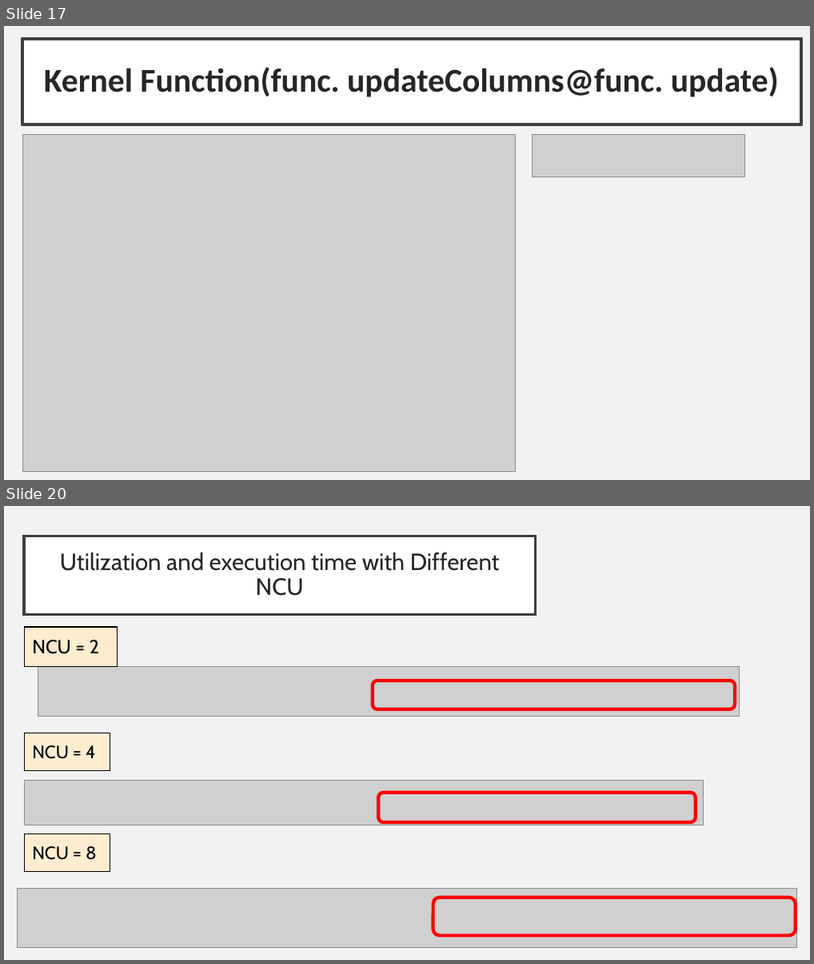
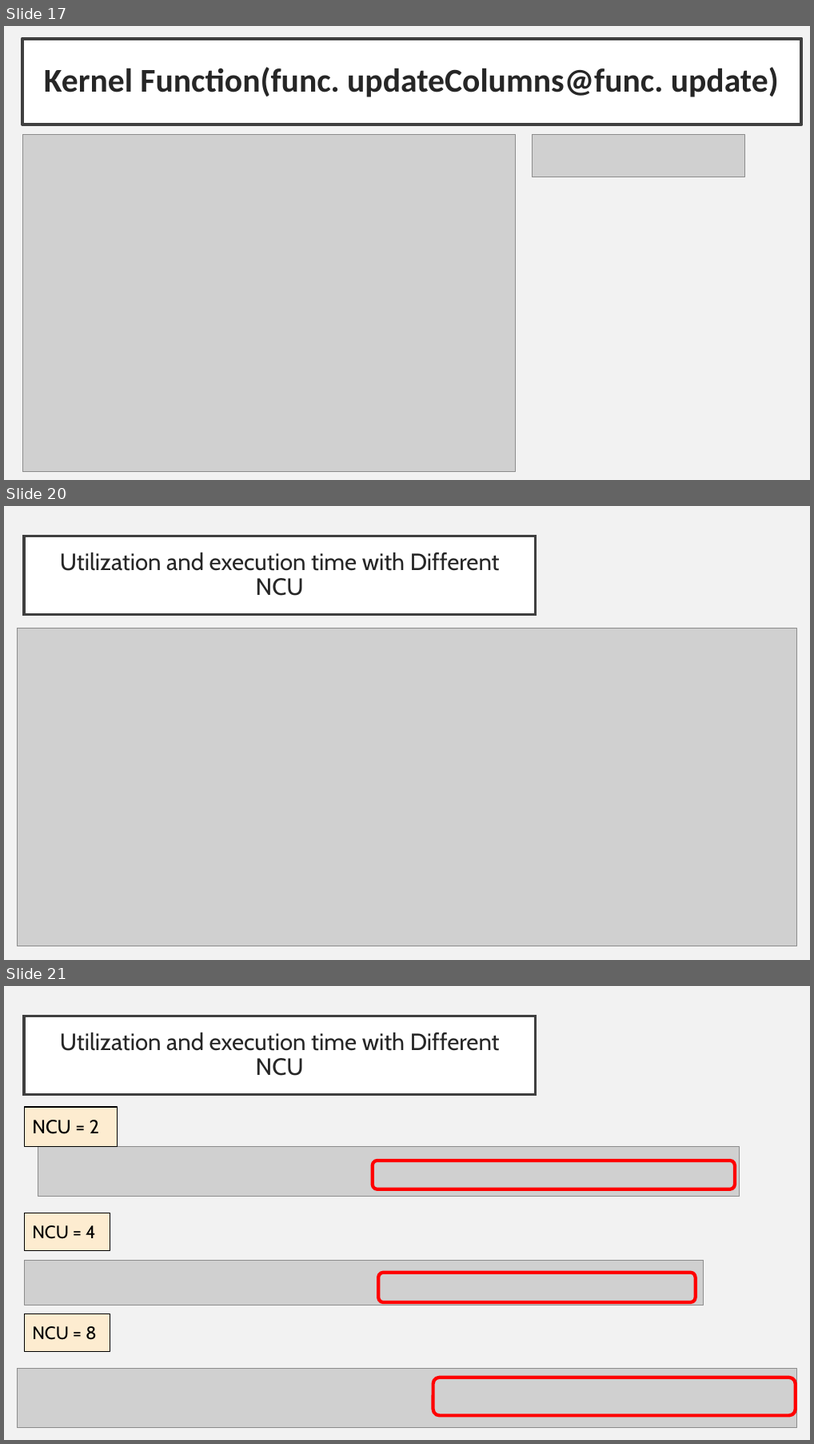
Before and after one commit to sssh311318/Lab_C_solver_QRF, a slide deck: LabC_qrf.pptx. Shown one above the other, each under a label of ours: slides 17 and 20 before the commit, slides 17, 20 and 21 after it; the slides between them are not shown. The pictures are 814x964 and 814x1444 pixels, drawn with LibreOffice and Linux fonts; fonts in the diff are those of the drawing; grey boxes stand for pictures. Boxes give left, top, right and bottom in pixels: in the first picture for what was removed or moved away, otherwise in the second. Text is boxed around its words. In the diff, an @@ line names an element or a change of style, - is before the commit and + after.

```diff
--- a/LabC_qrf.pptx
+++ b/LabC_qrf.pptx
@@ slide 20 added at box(4, 506, 810, 960), background #F2F2F2 @@
@@ title added at box(24, 536, 535, 615), fill #FFFFFF, outline #3F3F3F 2.5 pt, 21 pt, text #262626 @@
+Utilization and execution time with Different NCU
@@ picture added at box(18, 628, 798, 945) @@
@@ what was slide 20 is now slide 21 @@
```
Also in this commit, not shown: 5 slides changed.
